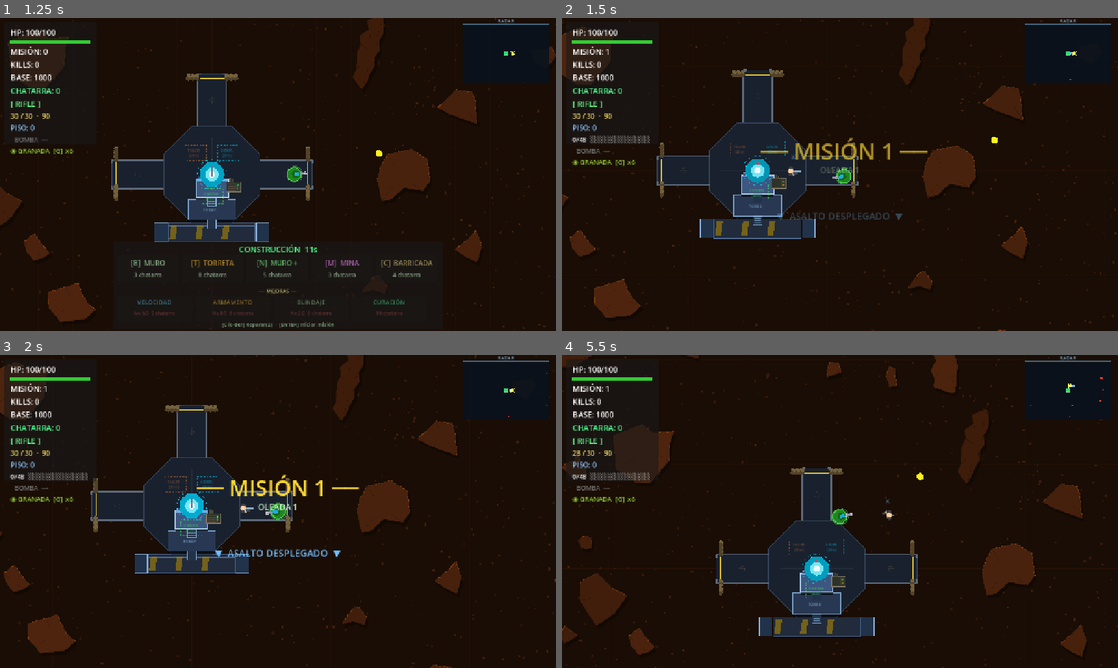
Above: before the commit, frames 1-4 (two rows, left to right).
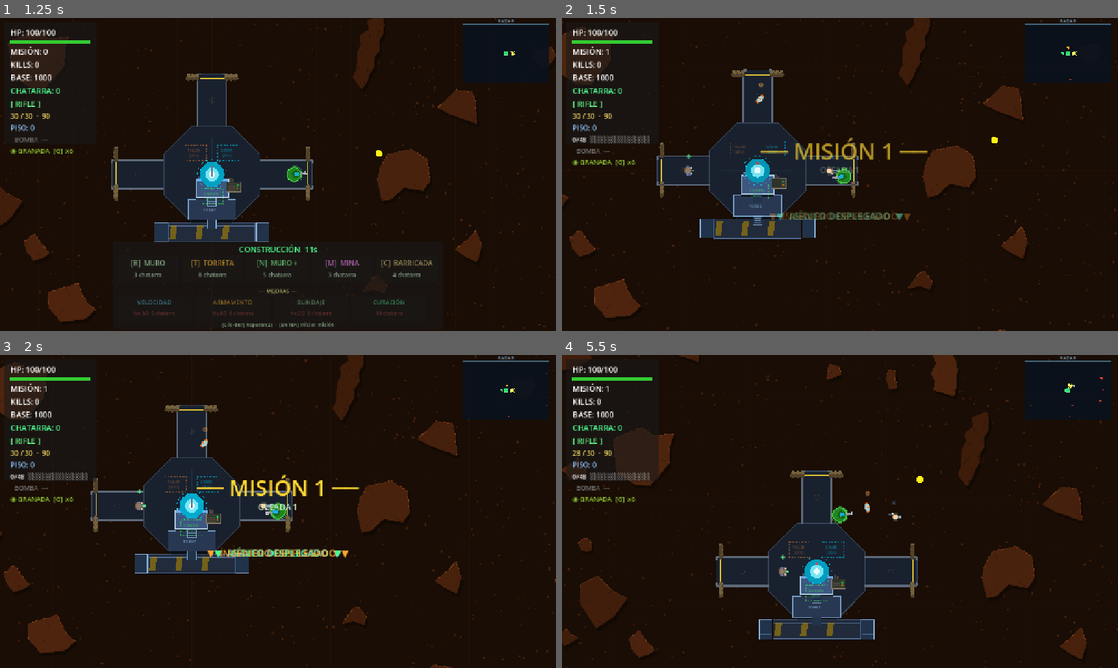
Above: after the commit, the same moments.

Repository: enriquecordero/last-colony
Game: Godot game, scene res://scenes/main.tscn
The game is run twice, just before and just after one commit, with the same random seed, the same clock (stepped at 60 frames per second) and the same inputs. This scene is started directly instead of the project's main scene.
Inputs (mouse positions are in pixels of both pictures, inside the frame that each line leads up to):
- Up to frame 1 (1.25 s): tap Enter at 0.5 s; move the mouse to (400, 158) at 0.52 s; hold Right (ui_right) from 0.53 s (still down); tap R at 0.6 s; click (400, 158) at 0.67 s; tap Space at 0.77 s
- Up to frame 2 (1.5 s): move the mouse to (728, 190) at 1.27 s; release Right (ui_right) at 1.28 s; hold Down (ui_down) from 1.28 s (still down); tap Enter at 1.35 s
- Up to frame 3 (2 s): keep holding Down (ui_down); tap Space at 1.52 s
- Up to frame 4 (5.5 s): move the mouse to (895, 442) at 2.02 s; release Down (ui_down) at 2.03 s; hold Right (ui_right) 2.03-2.78 s; tap Keypad Enter at 2.1 s; move the mouse to (812, 574) at 2.77 s; hold Up (ui_up) 2.78-3.53 s; tap B at 2.85 s; click (812, 574) at 2.92 s; tap Space at 3.02, 3.77, 4.52 s; move the mouse to (1006, 558) at 3.52 s; hold Left (ui_left) 3.53-5.03 s; tap T at 3.6 s; move the mouse to (673, 464) at 4.27 s; tap N at 4.35 s; move the mouse to (867, 511) at 5.02 s; hold Down (ui_down) from 5.03 s (still down); tap M at 5.1 s; click (867, 511) at 5.17 s

Frame 1 is identical in both runs. In frame 2, 0.6% of the frame differs, in the area x 22-92%, y 9-65%; in frame 3, 0.7%; in frame 4, 4.4%, in the area x 0-100%, y 0-100%.
Error in both runs: Cannot call method 'queue_free' on a null value. (res://scripts/main.gd:423)

Commit message:
Fix fortress collision gaps and spawn all NPCs at wave 1
Fortress: replace 4 rough gap-fillers with full octagon perimeter —
6 junction segments (arm edges to diagonal vertices) + 4 diagonal face
walls. Closes the ~12px gaps where arms meet the octagon that allowed
enemies to squeeze through.

NPCs: all three (assault, medic, engineer) now spawn together at wave 1
regardless of mission type. Removed the staggered wave-2/3 unlock.
Updated npc_spawn_pos to use arm midpoint ~170px for new smaller arms.

Co-Authored-By: Claude Sonnet 4.6 <noreply@anthropic.com>

Diff:
--- a/scripts/fortress.gd
+++ b/scripts/fortress.gd
@@ -213,27 +213,33 @@
 # ─────────────────────────────────────────────────────────────────────────────
 
 func _build_collision() -> void:
-	var hw := ARM_W * 0.5
+	var hw  := ARM_W * 0.5                                  # 33.0
+	var v6x := OCT_RADIUS * sin(deg_to_rad(22.5))           # ≈ 45.92 — octagon vertex x at N/S faces
 	const T := 8.0
 
 	_fort_walls = []
-	# N arm left and right walls
-	_add_fort_wall(Vector2(-hw,  -_apo - ARM_LEN * 0.5), Vector2(T, ARM_LEN))
-	_add_fort_wall(Vector2( hw,  -_apo - ARM_LEN * 0.5), Vector2(T, ARM_LEN))
-	# E arm top and bottom walls
-	_add_fort_wall(Vector2(_apo + ARM_LEN * 0.5, -hw),   Vector2(ARM_LEN, T))
-	_add_fort_wall(Vector2(_apo + ARM_LEN * 0.5,  hw),   Vector2(ARM_LEN, T))
-	# W arm top and bottom walls
-	_add_fort_wall(Vector2(-_apo - ARM_LEN * 0.5, -hw),  Vector2(ARM_LEN, T))
-	_add_fort_wall(Vector2(-_apo - ARM_LEN * 0.5,  hw),  Vector2(ARM_LEN, T))
-	# South wall (solid face)
-	_add_fort_wall(Vector2(0.0, _apo + SOUTH_H * 0.5),   Vector2(SOUTH_W, SOUTH_H))
-
-	# Corner gap-fillers (regular static bodies)
-	_add_wall_seg(Vector2( hw,              -_apo),  Vector2( _apo,              -hw))  # NE
-	_add_wall_seg(Vector2(-_apo,            -hw),    Vector2(-hw,               -_apo)) # NW
-	_add_wall_seg(Vector2( _apo,             hw),    Vector2( SOUTH_W * 0.5,    _apo))  # SE
-	_add_wall_seg(Vector2(-SOUTH_W * 0.5,   _apo),  Vector2(-_apo,              hw))   # SW
+	# Damageable arm side-walls
+	_add_fort_wall(Vector2(-hw,  -_apo - ARM_LEN * 0.5), Vector2(T, ARM_LEN))  # N left
+	_add_fort_wall(Vector2( hw,  -_apo - ARM_LEN * 0.5), Vector2(T, ARM_LEN))  # N right
+	_add_fort_wall(Vector2(_apo  + ARM_LEN * 0.5, -hw),  Vector2(ARM_LEN, T))  # E top
+	_add_fort_wall(Vector2(_apo  + ARM_LEN * 0.5,  hw),  Vector2(ARM_LEN, T))  # E bottom
+	_add_fort_wall(Vector2(-_apo - ARM_LEN * 0.5, -hw),  Vector2(ARM_LEN, T))  # W top
+	_add_fort_wall(Vector2(-_apo - ARM_LEN * 0.5,  hw),  Vector2(ARM_LEN, T))  # W bottom
+	_add_fort_wall(Vector2(0.0, _apo + SOUTH_H * 0.5),   Vector2(SOUTH_W, SOUTH_H))  # South
+
+	# Octagon face junction segments (arm edges → octagon diagonal vertices)
+	_add_wall_seg(Vector2(-v6x, -_apo), Vector2(-hw, -_apo))   # N face left
+	_add_wall_seg(Vector2( hw,  -_apo), Vector2( v6x, -_apo))  # N face right
+	_add_wall_seg(Vector2(_apo, -v6x),  Vector2(_apo,  -hw))   # E face top
+	_add_wall_seg(Vector2(_apo,  hw),   Vector2(_apo,   v6x))  # E face bottom
+	_add_wall_seg(Vector2(-_apo, -v6x), Vector2(-_apo, -hw))   # W face top
+	_add_wall_seg(Vector2(-_apo,  hw),  Vector2(-_apo,  v6x))  # W face bottom
+
+	# Octagon diagonal faces (fully solid)
+	_add_wall_seg(Vector2( v6x, -_apo), Vector2( _apo, -v6x))  # NE: V6 → V7
+	_add_wall_seg(Vector2(-_apo, -v6x), Vector2(-v6x, -_apo))  # NW: V4 → V5
+	_add_wall_seg(Vector2( _apo,  v6x), Vector2( v6x,  _apo))  # SE: V0 → V1
+	_add_wall_seg(Vector2(-v6x,  _apo), Vector2(-_apo,  v6x))  # SW: V2 → V3
 
 
 func _add_fort_wall(local_center: Vector2, wall_size: Vector2) -> void:
--- a/scripts/main.gd
+++ b/scripts/main.gd
@@ -1398,25 +1398,14 @@
 # ── NPC squad ─────────────────────────────────────────────────────────────────
 
 func _check_npc_spawn() -> void:
-	if _is_survival():
-		# En fortress defense, todos spawnean en wave 1 en las puertas de los brazos
-		if _wave == 1:
-			if not is_instance_valid(_assault_npc): _spawn_assault_npc()
-			if not is_instance_valid(_medic_npc):   _spawn_medic_npc()
-			if not is_instance_valid(_engineer_npc): _spawn_engineer_npc()
-	else:
-		if _wave == 1 and not is_instance_valid(_assault_npc):
-			_spawn_assault_npc()
-		elif _wave == 2 and not is_instance_valid(_medic_npc):
-			_spawn_medic_npc()
-		elif _wave == 3 and not is_instance_valid(_engineer_npc):
-			_spawn_engineer_npc()
+	if _wave == 1:
+		if not is_instance_valid(_assault_npc):  _spawn_assault_npc()
+		if not is_instance_valid(_medic_npc):    _spawn_medic_npc()
+		if not is_instance_valid(_engineer_npc): _spawn_engineer_npc()
 
 func _npc_spawn_pos(offset_normal: Vector2) -> Vector2:
-	if _is_survival():
-		const ARM_MID := 280.0  # aprox mitad del brazo (HEX_RADIUS*0.866 + ARM_LEN/2)
-		return BASE_POS + offset_normal * ARM_MID
-	return BASE_POS + offset_normal * 70.0
+	# APO ≈ 111 + ARM_LEN/2 = 60 → midpoint of arm corridor ≈ 170
+	return BASE_POS + offset_normal * 170.0
 
 func _spawn_assault_npc() -> void:
 	_assault_npc                  = NPCAssault.new()
